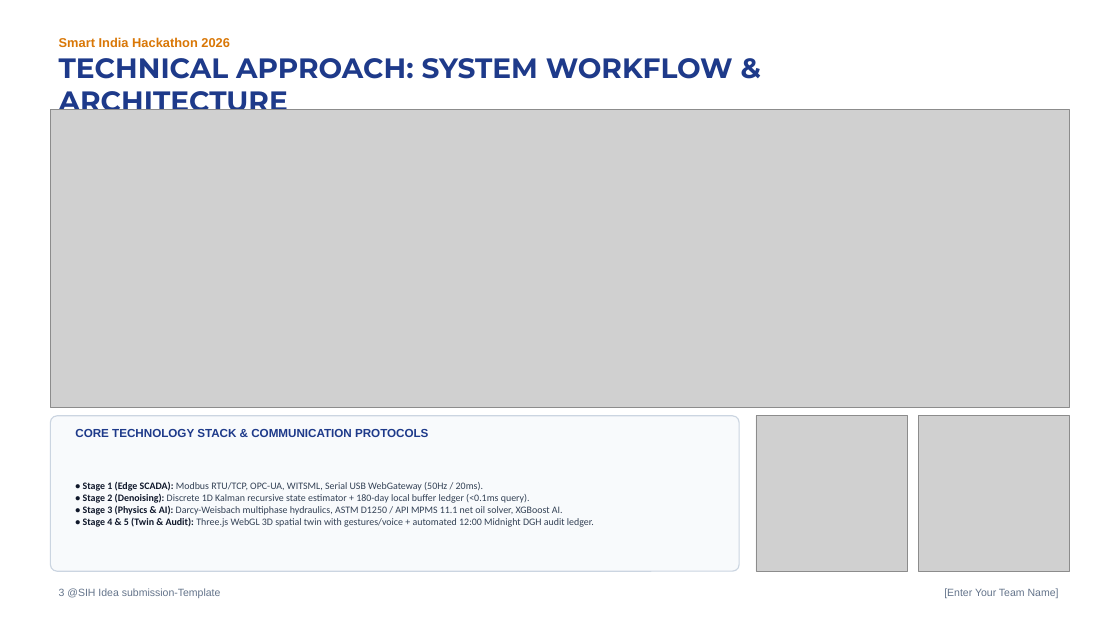
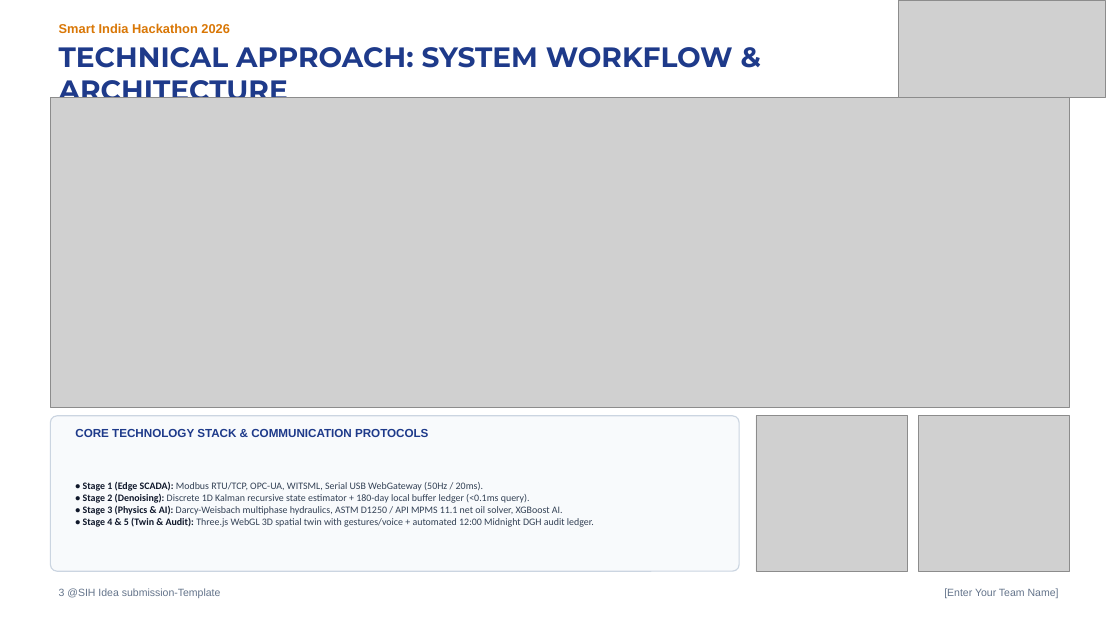
Before and after one commit to ChandanKarlekarV/Digital-Twin-, a slide deck: slide 3 of SIH2026_Digital_Twin_VARUNA_AI.pptx. Drawn at 1120x630 pixels with LibreOffice and Linux fonts; fonts in the diff are those of the drawing; grey boxes stand for pictures. Boxes give left, top, right and bottom in pixels: in the first picture for what was removed or moved away, otherwise in the second. Text is boxed around its words. In the diff, an @@ line names an element or a change of style, - is before the commit and + after.

```diff
--- a/SIH2026_Digital_Twin_VARUNA_AI.pptx
+++ b/SIH2026_Digital_Twin_VARUNA_AI.pptx
@@ text "Smart India Hackathon 2026": place and size @@
-text "Smart India Hackathon 2026" at [59,37,230,47]
+text "Smart India Hackathon 2026" at [59,23,230,33]
@@ picture added at [899,0,1106,97] @@
@@ text "TECHNICAL APPROACH: SYSTEM WORKFLOW & ...": place and size @@
-text "TECHNICAL APPROACH: SYSTEM WORKFLOW & ..." at [59,58,733,110]
+text "TECHNICAL APPROACH: SYSTEM WORKFLOW & ..." at [59,47,733,98]
@@ picture: place and size @@
-picture at [50,109,1070,408]
+picture at [50,97,1070,408]
```
Also in this commit, not shown: 5 other slides changed, 7 other files.
